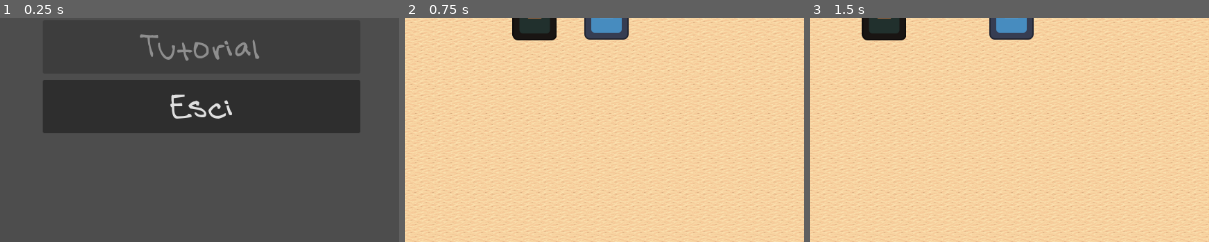
Above: before the commit, frames 1-3 (left to right).
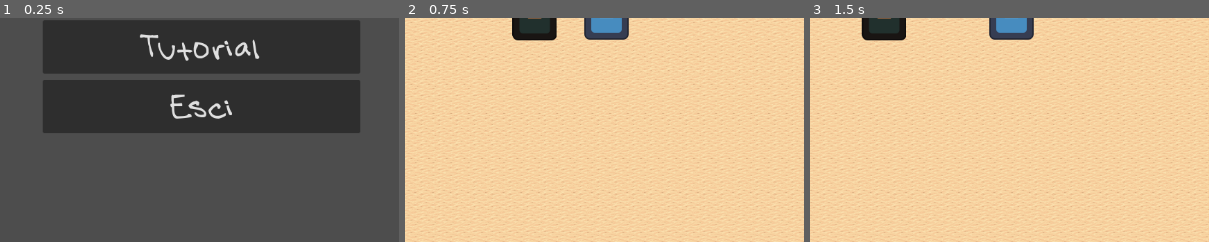
Above: after the commit, the same moments.

Repository: xMarcoMax/BeatchSlash
Game: Godot game, scene res://Scenes/main_menu.tscn
Same seed, same stepped clock (60 frames per second), same inputs: the game is played once before the commit and once after it. The engine's default icon, where the game draws it, is replaced by a stand-in: a white triangle on a blue panel in a dark square.
Inputs (mouse positions are % of the whole screen's width and height, from its top left):
- Up to frame 1 (0.25 s): no input
- Up to frame 2 (0.75 s): click "Nuovo Gioco" at 0.5 s
- Up to frame 3 (1.5 s): tap Enter at 1.25 s; move the mouse to (72, 45) at 1.27 s; hold Right (ui_right) from 1.28 s (still down); hold Space (run) from 1.28 s (still down)
The pictures show only the part of the screen within x 25-75%, y 50-100%; the shares and areas given below are measured in that part.

The runs differ from the first frame. In frame 1, 0.7% of the frame differs, in the area x 35-65%, y 7-20%; in frame 2, nothing differs; in frame 3, nothing differs.

Commit message:
Gestione musica menu principale, creazione pagine opzioni e tutorial

Diff:
--- a/Scenes/main_menu.tscn
+++ b/Scenes/main_menu.tscn
@@ -1,8 +1,7 @@
-[gd_scene load_steps=5 format=3 uid="uid://cwwo0tn1cydle"]
+[gd_scene load_steps=4 format=3 uid="uid://cwwo0tn1cydle"]
 
 [ext_resource type="FontFile" uid="uid://ca1jm1oqv16by" path="res://Assets/Fonts/Summer.ttf" id="1_28flt"]
 [ext_resource type="Script" uid="uid://bmfx0l8kwsby" path="res://Scripts/main_menu.gd" id="1_48xlc"]
-[ext_resource type="AudioStream" uid="uid://cq0ndyxcfqyn0" path="res://Assets/Music/main menu.mp3" id="3_1ehe0"]
 
 [sub_resource type="StyleBoxEmpty" id="StyleBoxEmpty_48xlc"]
 
@@ -65,7 +64,6 @@
 theme_override_fonts/font = ExtResource("1_28flt")
 theme_override_font_sizes/font_size = 40
 theme_override_styles/focus = SubResource("StyleBoxEmpty_48xlc")
-disabled = true
 text = "Tutorial"
 
 [node name="Exit" type="Button" parent="VBoxContainer"]
@@ -76,11 +74,6 @@
 theme_override_styles/focus = SubResource("StyleBoxEmpty_48xlc")
 text = "Esci"
 
-[node name="AudioStreamPlayer" type="AudioStreamPlayer" parent="."]
-stream = ExtResource("3_1ehe0")
-volume_db = -8.157
-autoplay = true
-
 [connection signal="pressed" from="VBoxContainer/NewGame" to="." method="_on_new_game_pressed"]
 [connection signal="pressed" from="VBoxContainer/Options" to="." method="_on_options_pressed"]
 [connection signal="pressed" from="VBoxContainer/Tutorial" to="." method="_on_tutorial_pressed"]
--- /dev/null
+++ b/Scenes/options.tscn
@@ -0,0 +1,93 @@
+[gd_scene load_steps=4 format=3 uid="uid://bi3ujrsgqsinc"]
+
+[ext_resource type="Script" uid="uid://6pr5uivui05e" path="res://Scripts/options.gd" id="1_4tmxy"]
+[ext_resource type="FontFile" uid="uid://ca1jm1oqv16by" path="res://Assets/Fonts/Summer.ttf" id="1_prnvy"]
+
+[sub_resource type="StyleBoxEmpty" id="StyleBoxEmpty_4tmxy"]
+
+[node name="Options" type="Control"]
+layout_mode = 3
+anchors_preset = 15
+anchor_right = 1.0
+anchor_bottom = 1.0
+grow_horizontal = 2
+grow_vertical = 2
+script = ExtResource("1_4tmxy")
+
+[node name="Title" type="Label" parent="."]
+layout_mode = 1
+anchors_preset = 5
+anchor_left = 0.5
+anchor_right = 0.5
+offset_left = -62.0
+offset_right = 63.0
+offset_bottom = 26.0
+grow_horizontal = 2
+theme_override_fonts/font = ExtResource("1_prnvy")
+theme_override_font_sizes/font_size = 67
+text = "Opzioni"
+
+[node name="VBoxContainer" type="VBoxContainer" parent="."]
+layout_mode = 1
+anchors_preset = 8
+anchor_left = 0.5
+anchor_top = 0.5
+anchor_right = 0.5
+anchor_bottom = 0.5
+offset_left = -229.0
+offset_top = -167.0
+offset_right = 229.0
+offset_bottom = 167.0
+grow_horizontal = 2
+grow_vertical = 2
+theme_override_constants/separation = 9
+
+[node name="VolumeOptions" type="HBoxContainer" parent="VBoxContainer"]
+layout_mode = 2
+
+[node name="Volume" type="Label" parent="VBoxContainer/VolumeOptions"]
+layout_mode = 2
+size_flags_vertical = 1
+theme_override_fonts/font = ExtResource("1_prnvy")
+theme_override_font_sizes/font_size = 40
+text = "Volume"
+
+[node name="HSlider" type="HSlider" parent="VBoxContainer/VolumeOptions"]
+layout_mode = 2
+size_flags_horizontal = 3
+size_flags_vertical = 1
+max_value = 1.0
+step = 0.01
+
+[node name="MuteOption" type="VBoxContainer" parent="VBoxContainer/VolumeOptions"]
+layout_mode = 2
+
+[node name="Mute" type="Label" parent="VBoxContainer/VolumeOptions/MuteOption"]
+layout_mode = 2
+theme_override_fonts/font = ExtResource("1_prnvy")
+text = "Muto"
+
+[node name="MuteVolume" type="CheckBox" parent="VBoxContainer/VolumeOptions/MuteOption"]
+layout_mode = 2
+size_flags_horizontal = 4
+
+[node name="Resolution" type="Button" parent="VBoxContainer"]
+layout_mode = 2
+size_flags_vertical = 3
+theme_override_fonts/font = ExtResource("1_prnvy")
+theme_override_font_sizes/font_size = 40
+theme_override_styles/focus = SubResource("StyleBoxEmpty_4tmxy")
+disabled = true
+text = "Risoluzioni"
+
+[node name="Back" type="Button" parent="VBoxContainer"]
+layout_mode = 2
+size_flags_vertical = 3
+theme_override_fonts/font = ExtResource("1_prnvy")
+theme_override_font_sizes/font_size = 40
+theme_override_styles/focus = SubResource("StyleBoxEmpty_4tmxy")
+text = "Indietro"
+
+[connection signal="value_changed" from="VBoxContainer/VolumeOptions/HSlider" to="." method="_on_h_slider_value_changed"]
+[connection signal="toggled" from="VBoxContainer/VolumeOptions/MuteOption/MuteVolume" to="." method="_on_mute_volume_toggled"]
+[connection signal="pressed" from="VBoxContainer/Back" to="." method="_on_back_pressed"]
--- /dev/null
+++ b/Scenes/tutorial.tscn
@@ -0,0 +1,44 @@
+[gd_scene load_steps=3 format=3 uid="uid://bofspd8868uqo"]
+
+[ext_resource type="Script" uid="uid://b0ky8u02igoj2" path="res://Scripts/tutorial.gd" id="1_feyax"]
+[ext_resource type="FontFile" uid="uid://ca1jm1oqv16by" path="res://Assets/Fonts/Summer.ttf" id="1_ka2pi"]
+
+[node name="Tutorial" type="Control"]
+layout_mode = 3
+anchors_preset = 15
+anchor_right = 1.0
+anchor_bottom = 1.0
+grow_horizontal = 2
+grow_vertical = 2
+script = ExtResource("1_feyax")
+
+[node name="VBoxContainer" type="VBoxContainer" parent="."]
+layout_mode = 1
+anchors_preset = 8
+anchor_left = 0.5
+anchor_top = 0.5
+anchor_right = 0.5
+anchor_bottom = 0.5
+offset_left = -340.0
+offset_top = -115.0
+offset_right = 340.0
+offset_bottom = 115.0
+grow_horizontal = 2
+grow_vertical = 2
+
+[node name="Label" type="Label" parent="VBoxContainer"]
+layout_mode = 2
+theme_override_fonts/font = ExtResource("1_ka2pi")
+theme_override_font_sizes/font_size = 40
+text = "WASD per muoversi
+Barra Spaziatrice per scattare
+Tasto Destro per sparare"
+horizontal_alignment = 1
+
+[node name="Back" type="Button" parent="VBoxContainer"]
+layout_mode = 2
+theme_override_fonts/font = ExtResource("1_ka2pi")
+theme_override_font_sizes/font_size = 40
+text = "Indietro"
+
+[connection signal="pressed" from="VBoxContainer/Back" to="." method="_on_back_pressed"]
--- /dev/null
+++ b/Scripts/Autoload/MusicManager.gd
@@ -0,0 +1,30 @@
+extends Node
+
+var music_player : AudioStreamPlayer
+
+func _ready():
+	music_player = AudioStreamPlayer.new()
+	add_child(music_player)
+	music_player.autoplay = true
+
+	SignalManager.game_started.connect(_on_game_started)
+
+func load_menu_music():
+	var music = preload("res://Assets/Music/Menu/main_menu.mp3")
+	music_player.stream = music
+	start_music()
+
+func start_music():
+	music_player.play()
+
+func stop_music():
+	music_player.stop()
+
+func is_music_playing():
+	return music_player.playing == true
+
+func _on_game_started():
+	stop_music()
+	#var music = preload("res://Assets/Music/Beach/summer-funky-dance-314907.mp3")
+	#music_player.stream = music
+	#start_music()
--- a/Scripts/Autoload/SignalManager.gd
+++ b/Scripts/Autoload/SignalManager.gd
@@ -11,3 +11,4 @@
 signal update_health(value)
 
 signal game_over
+signal game_started
--- a/Scripts/game_over.gd
+++ b/Scripts/game_over.gd
@@ -7,6 +7,7 @@
 
 func _on_back_menu_pressed():
 	get_tree().paused = false
+	MusicManager.load_menu_music()
 	get_tree().change_scene_to_file("res://Scenes/main_menu.tscn")
 
 func _on_exit_pressed():
--- a/Scripts/main_menu.gd
+++ b/Scripts/main_menu.gd
@@ -1,21 +1,20 @@
 extends Control
 
+func _ready():
+	print(MusicManager.is_music_playing())
+	if !MusicManager.is_music_playing():
+		MusicManager.load_menu_music()
 
 func _on_exit_pressed():
 	get_tree().quit()
-	pass # Replace with function body.
-
 
 func _on_new_game_pressed():
+	MusicManager.stop_music()
+	SignalManager.game_started.emit()
 	get_tree().change_scene_to_file("res://Scenes/level.tscn")
-	pass # Replace with function body.
-
 
 func _on_options_pressed():
-	#opzioni di no audio, volume, forse risoluzione
-	pass # Replace with function body.
-
+	get_tree().change_scene_to_file("res://Scenes/options.tscn")
 
 func _on_tutorial_pressed():
-	#mostra la pagina del tutorial
-	pass # Replace with function body.
+	get_tree().change_scene_to_file("res://Scenes/tutorial.tscn")
--- /dev/null
+++ b/Scripts/options.gd
@@ -0,0 +1,15 @@
+extends Control
+
+@onready var main_volume = $VBoxContainer/VolumeOptions/HSlider
+
+func _ready():
+	main_volume.value = db_to_linear(AudioServer.get_bus_volume_db(0))
+
+func _on_h_slider_value_changed(value):
+	AudioServer.set_bus_volume_db(0, linear_to_db(main_volume.value))
+
+func _on_mute_volume_toggled(toggled_on):
+	AudioServer.set_bus_mute(0, toggled_on)
+
+func _on_back_pressed():
+	get_tree().change_scene_to_file("res://Scenes/main_menu.tscn")
--- /dev/null
+++ b/Scripts/tutorial.gd
@@ -0,0 +1,5 @@
+extends Control
+
+
+func _on_back_pressed():
+	get_tree().change_scene_to_file("res://Scenes/main_menu.tscn")
--- /dev/null
+++ b/default_bus_layout.tres
@@ -0,0 +1,4 @@
+[gd_resource type="AudioBusLayout" format=3 uid="uid://txch8f4p7hl4"]
+
+[resource]
+bus/0/volume_db = -6.5751
--- a/project.godot
+++ b/project.godot
@@ -19,6 +19,7 @@
 
 Formulas="*res://Scripts/Autoload/Formulas.gd"
 SignalManager="*res://Scripts/Autoload/SignalManager.gd"
+MusicManager="*res://Scripts/Autoload/MusicManager.gd"
 
 [editor]
 
Not shown, added: Assets/Music/Beach/summer-funky-dance-314907.mp3.import
Not shown, added: Assets/Music/Menu/main_menu.mp3.import
Not shown, removed: Assets/Music/summer-funky-dance-314907.mp3.import
Not shown, added: Scripts/Autoload/MusicManager.gd.uid
Not shown, added: Scripts/options.gd.uid
Not shown, added: Scripts/tutorial.gd.uid
Not shown, added: Assets/Music/Beach/summer-funky-dance-314907.mp3
Not shown, added: Assets/Music/Menu/main_menu.mp3
